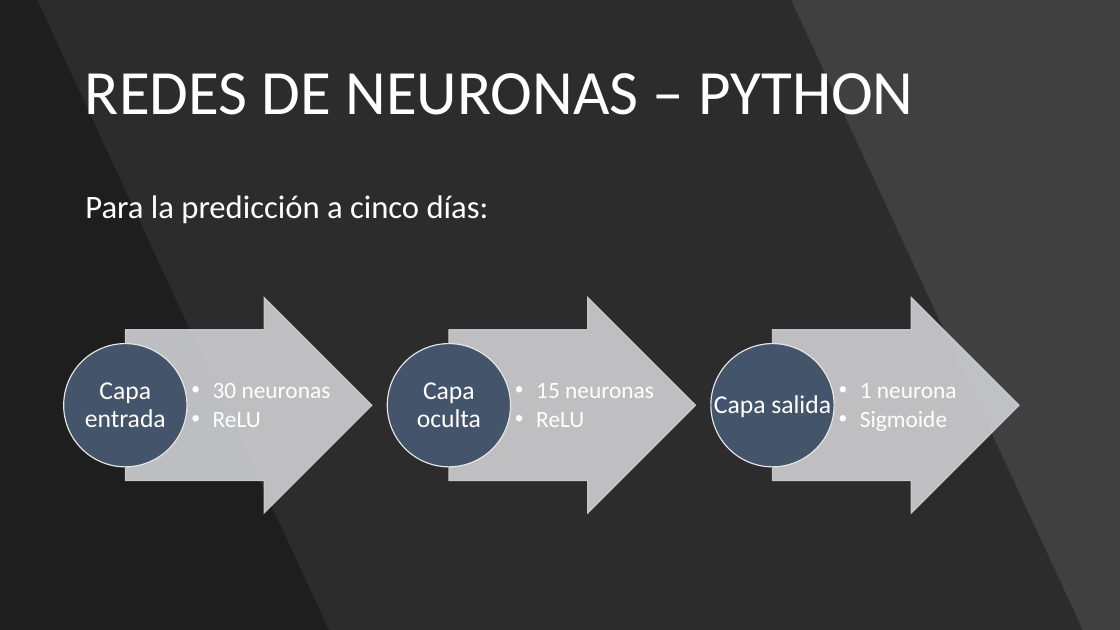
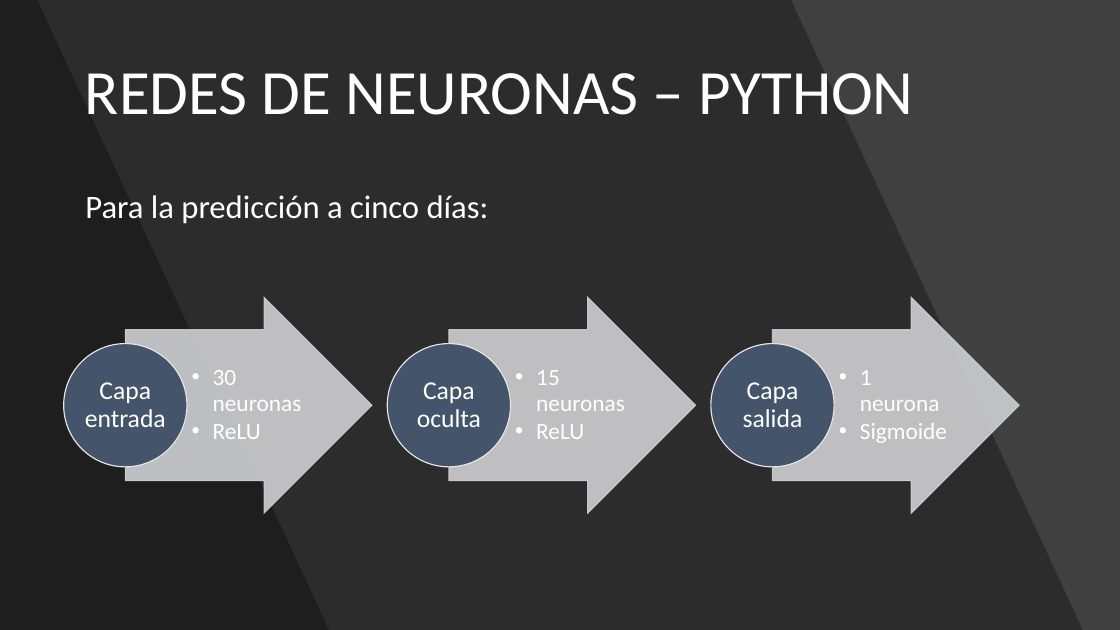
Before and after one commit to adrigrillo/IBEXPredictor, a slide deck: slide 18 of docs/PresentacionFinal.pptx. Drawn at 1120x630 pixels with LibreOffice and Linux fonts; fonts in the diff are those of the drawing; background and template pictures are left out. Boxes give left, top, right and bottom in pixels: in the first picture for what was removed or moved away, otherwise in the second. Text is boxed around its words. In the diff, an @@ line names an element or a change of style, - is before the commit and + after.

```diff
--- a/docs/PresentacionFinal.pptx
+++ b/docs/PresentacionFinal.pptx
@@ text "30 neuronas" rewrapped from (213, 383, 331, 427) to (213, 370, 302, 439) @@
@@ text "15 neuronas" rewrapped from (536, 383, 654, 427) to (536, 370, 625, 439) @@
@@ text "1 neurona" rewrapped from (860, 383, 957, 431) to (860, 370, 947, 443) @@
@@ text "Capa salida" rewrapped from (714, 395, 831, 417) to (743, 382, 803, 427) @@
```
Also in this commit, not shown: 2 other slides changed.
